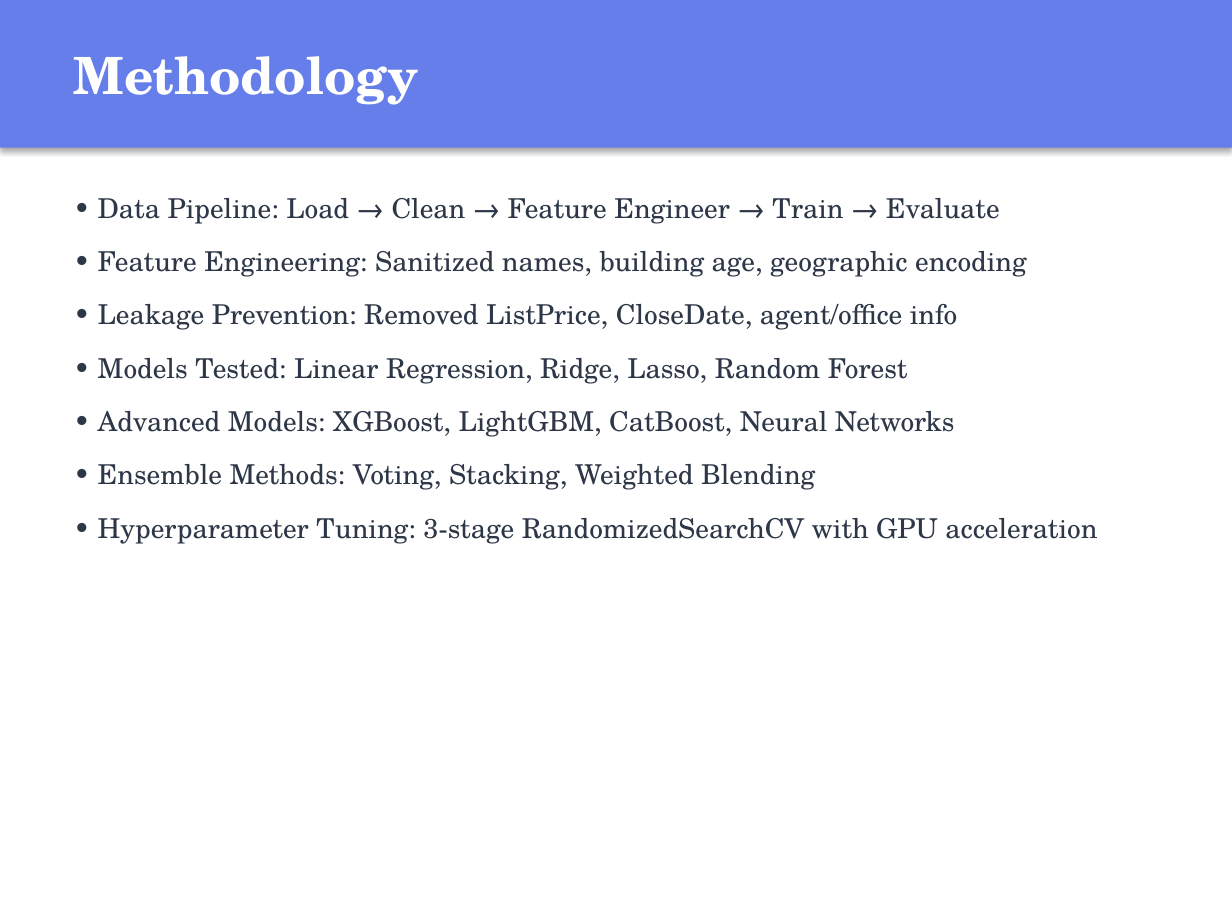
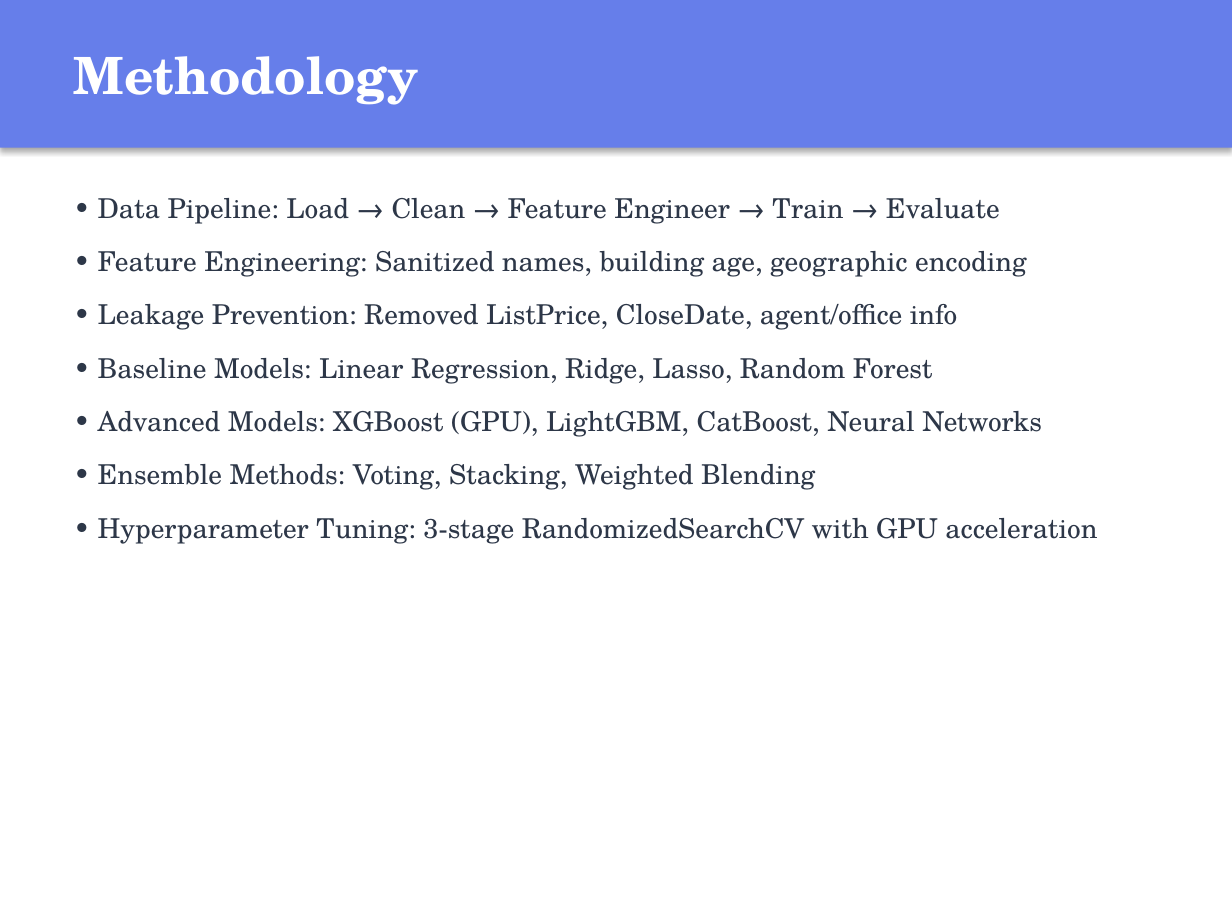
Before and after one commit to valle1306/home-price-prediction, a slide deck: slide 3 of Home_Price_Prediction_Presentation.pptx. Drawn at 1232x924 pixels with LibreOffice and Linux fonts; fonts in the diff are those of the drawing. Boxes give left, top, right and bottom in pixels: in the first picture for what was removed or moved away, otherwise in the second. Text is boxed around its words. In the diff, an @@ line names an element or a change of style, - is before the commit and + after.

Commit message:
Professional UI, advanced tuning scripts, 85.61% results, fixed predict page

```diff
--- a/Home_Price_Prediction_Presentation.pptx
+++ b/Home_Price_Prediction_Presentation.pptx
@@ text at bbox=[98, 358, 1042, 437]: text changed @@
-• Models Tested: Linear Regression, Ridge, Lasso, Random Forest
-• Advanced Models: XGBoost, LightGBM, CatBoost, Neural Networks
+• Baseline Models: Linear Regression, Ridge, Lasso, Random Forest
+• Advanced Models: XGBoost (GPU), LightGBM, CatBoost, Neural Networks
```
Also in this commit, not shown: 9 other slides changed, 23 other files.
